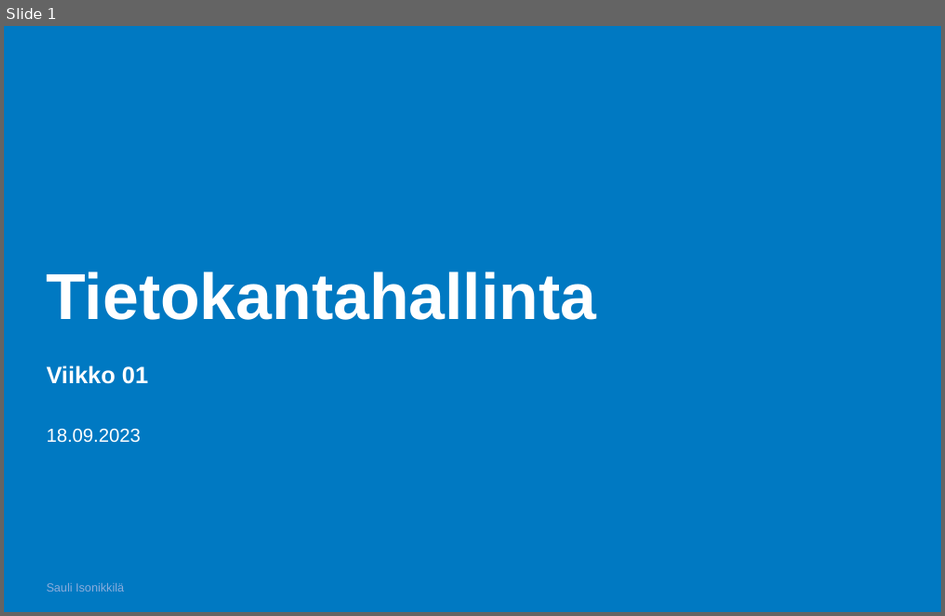
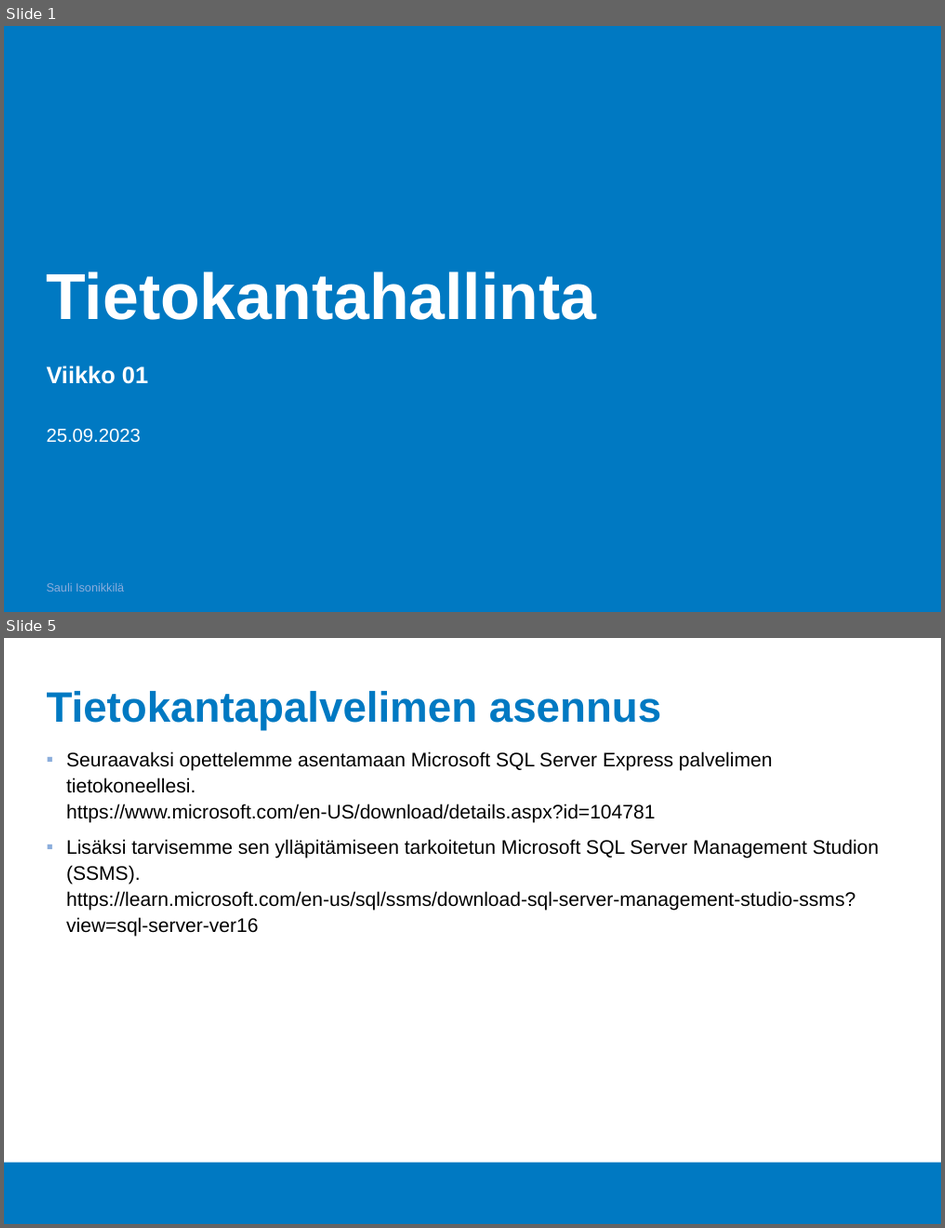
Before and after one commit to Tietokantahallinta/Tietokantahallinta.github.io, a slide deck: luennot/viikko01/Luentokalvot_01.odp. Shown one above the other, each under a label of ours: slide 1 before the commit, slides 1 and 5 after it; the slides between them are not shown. The pictures are 945x616 and 945x1228 pixels, drawn with LibreOffice and Linux fonts; fonts in the diff are those of the drawing; background and template pictures are left out. Boxes give left, top, right and bottom in pixels: in the first picture for what was removed or moved away, otherwise in the second. Text is boxed around its words. In the diff, an @@ line names an element or a change of style, - is before the commit and + after.

```diff
--- a/luennot/viikko01/Luentokalvot_01.odp
+++ b/luennot/viikko01/Luentokalvot_01.odp
@@ slide 5 added at (4,638,941,1224), background #FFFFFF; not listed: 1 template element that a slide beside it also shows @@
@@ title added at (47,691,662,730), 36 pt, text #0079C2, bold @@
+Tietokantapalvelimen asennus
@@ text added at (66,751,879,937), 16.6 pt, text #000000 @@
+▪ Seuraavaksi opettelemme asentamaan Microsoft SQL Server Express palvelimen tietokoneellesi.
+  https://www.microsoft.com/en-US/download/details.aspx?id=104781
+▪ Lisäksi tarvisemme sen ylläpitämiseen tarkoitetun Microsoft SQL Server Management Studion (SSMS).
+  https://learn.microsoft.com/en-us/sql/ssms/download-sql-server-management-studio-ssms?view=sql-server-ver16
@@ slide 1 changed as well @@
@@ text at (47,429,141,443): text changed @@
-18.09.2023
+25.09.2023
```
Also in this commit, not shown: 1 other slide changed, 6 other slides added, 2 slides removed, 5 other files.
